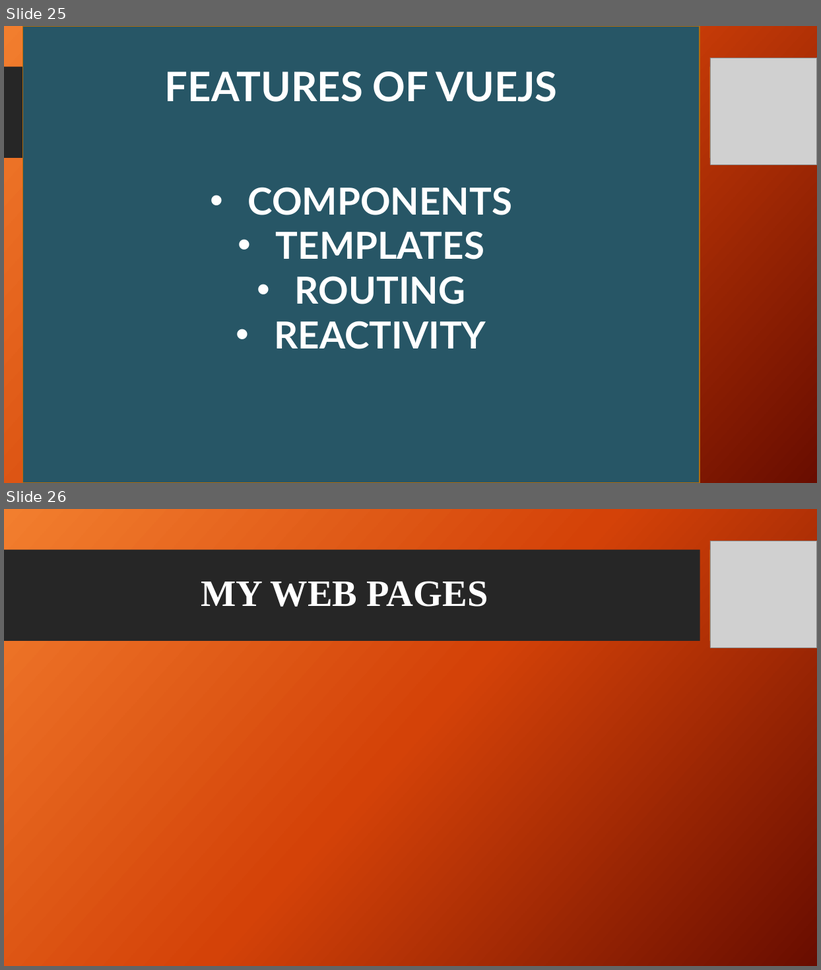
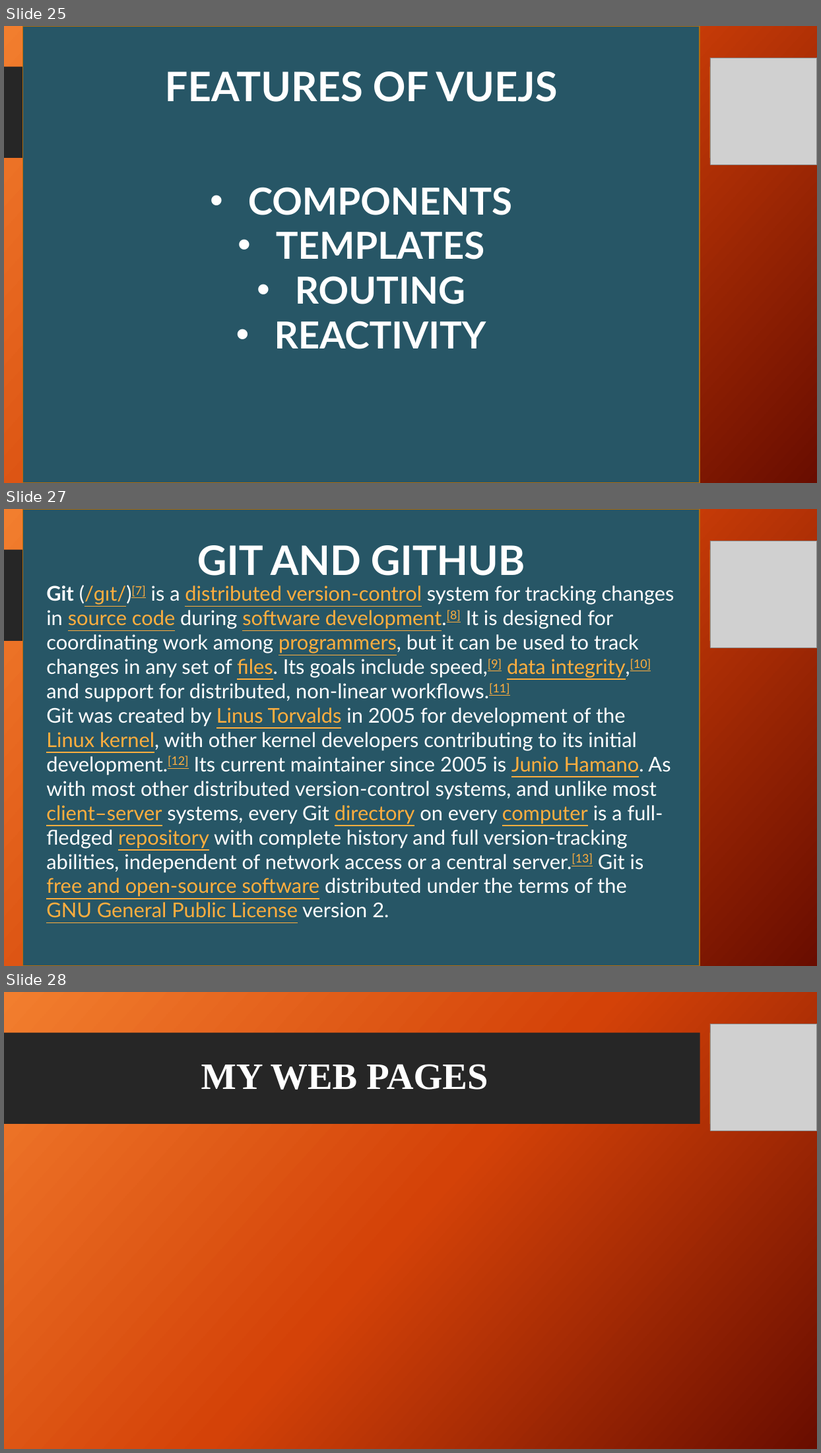
Before and after one commit to favourmark05/IT-REPORT, a slide deck: obongItReport.pptx. Shown one above the other, each under a label of ours: slides 25 and 26 before the commit, slides 25, 27 and 28 after it; the slides between them are not shown. The pictures are 821x970 and 821x1453 pixels, drawn with LibreOffice and Linux fonts; fonts in the diff are those of the drawing; grey boxes stand for pictures; background and template pictures are left out. Boxes give left, top, right and bottom in pixels: in the first picture for what was removed or moved away, otherwise in the second. Text is boxed around its words. In the diff, an @@ line names an element or a change of style, - is before the commit and + after.

Commit message:
git slide

```diff
--- a/obongItReport.pptx
+++ b/obongItReport.pptx
@@ slide 27 added at (4,509,817,966), background picture (left out); not listed: 2 template elements that a slide beside it also shows @@
@@ rectangle added at (23,509,700,966), fill #275666, outline #B26D10 1 pt @@
@@ text added at (197,545,525,576), 48 pt, text #FFFFFF, bold @@
+GIT AND GITHUB
@@ picture added at (710,541,817,648) @@
@@ text added at (46,585,675,918), 24 pt, text #FFFFFF @@
+Git (/ɡɪt/)[7] is a distributed version-control system for tracking changes in source code during software development.[8] It is designed for coordinating work among programmers, but it can be used to track changes in any set of files. Its goals include speed,[9] data integrity,[10] and support for distributed, non-linear workflows.[11]
+Git was created by Linus Torvalds in 2005 for development of the Linux kernel, with other kernel developers contributing to its initial development.[12] Its current maintainer since 2005 is Junio Hamano. As with most other distributed version-control systems, and unlike most client–server systems, every Git directory on every computer is a full-fledged repository with complete history and full version-tracking abilities, independent of network access or a central server.[13] Git is free and open-source software distributed under the terms of the GNU General Public License version 2.
@@ what was slide 26 is now slide 28 @@
```
Also in this commit, not shown: 1 other slide added.
